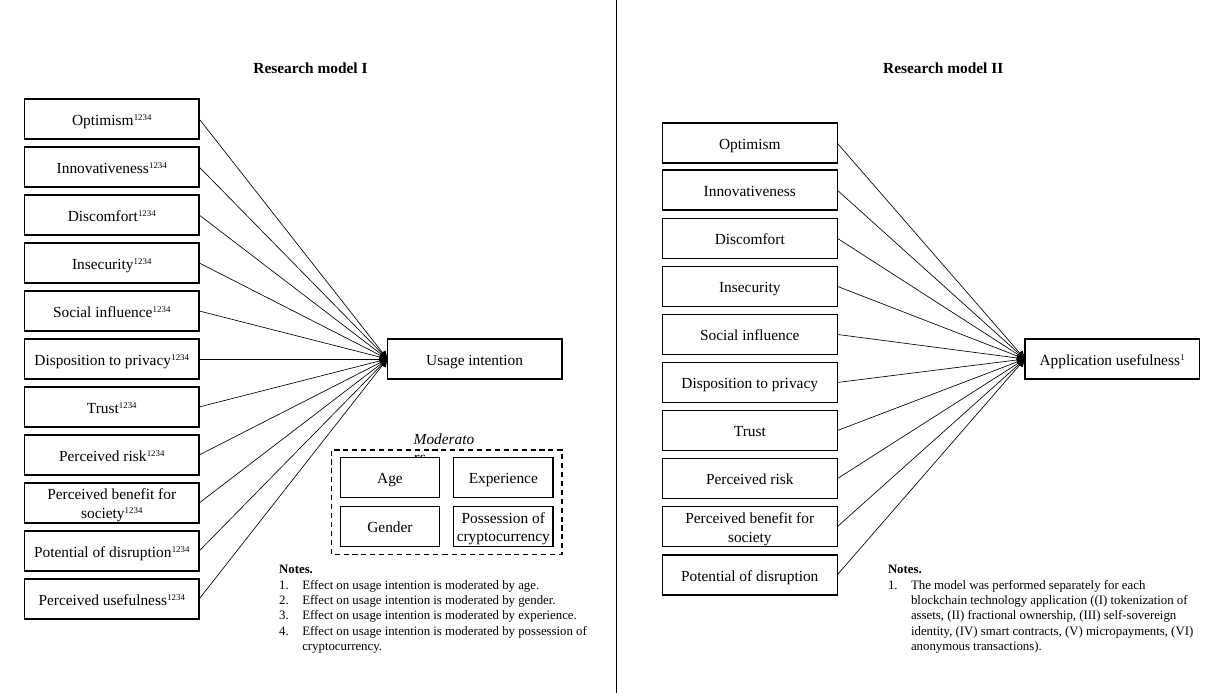
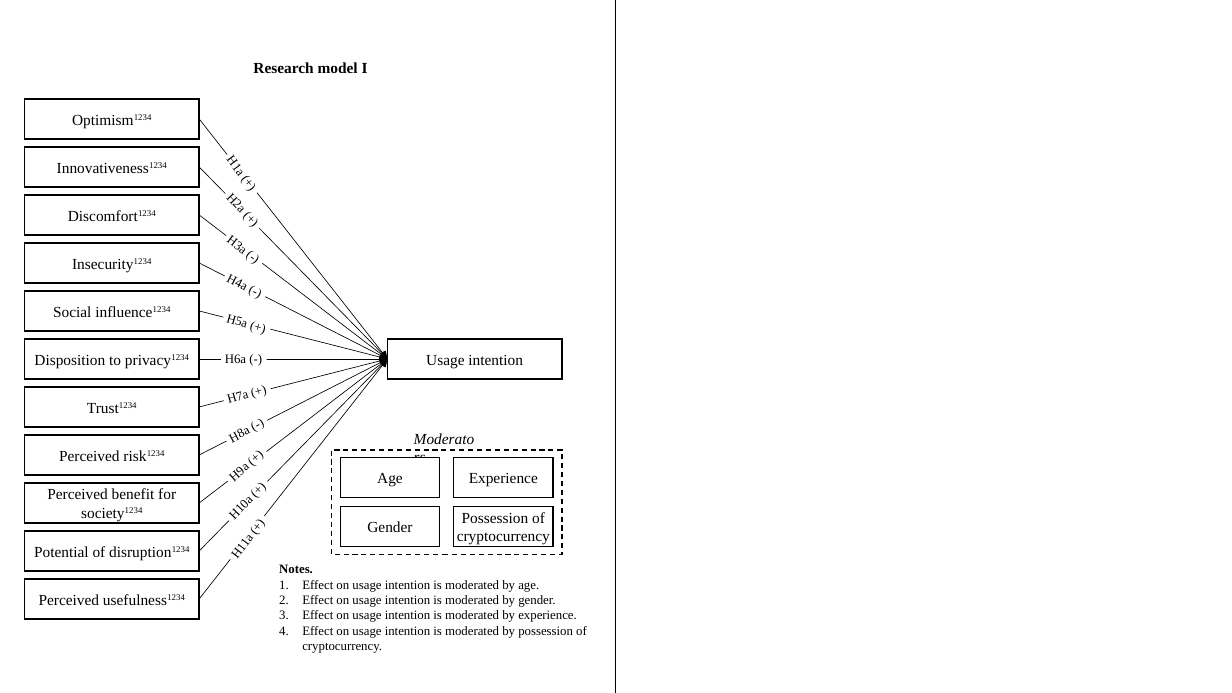
Before and after one commit to Kealy12/MA, a slide deck: slide 2 of 10_Forschungsmodell/MA_Forschungsmodell_Hypothesen.pptx. Drawn at 1232x693 pixels with LibreOffice and Linux fonts; fonts in the diff are those of the drawing. Boxes give left, top, right and bottom in pixels: in the first picture for what was removed or moved away, otherwise in the second. Text is boxed around its words. In the diff, an @@ line names an element or a change of style, - is before the commit and + after.

```diff
--- a/10_Forschungsmodell/MA_Forschungsmodell_Hypothesen.pptx
+++ b/10_Forschungsmodell/MA_Forschungsmodell_Hypothesen.pptx
@@ text removed at [883,62,1003,73] @@
-Research model II
@@ rectangle added at [221,149,263,197], fill #FFFFFF, 10 pt, text #000000 @@
+H1a (+)
@@ rectangle added at [222,187,266,233], fill #FFFFFF, 10 pt, text #000000 @@
+H2a (+)
@@ rectangle added at [222,230,267,270], fill #FFFFFF, 10 pt, text #000000 @@
+H3a (-)
@@ rectangle added at [222,269,269,303], fill #FFFFFF, 10 pt, text #000000 @@
+H4a (-)
@@ rectangle added at [222,309,272,337], fill #FFFFFF, 10 pt, text #000000 @@
+H5a (+)
@@ rectangle added at [221,350,266,366], fill #FFFFFF, 10 pt, text #000000 @@
+H6a (-)
@@ rectangle added at [222,379,272,407], fill #FFFFFF, 10 pt, text #000000 @@
+H7a (+)
@@ group removed at [663,123,1200,653]: 11 rectangles, 10 arrows, 1 text @@
-Application usefulness1
-Disposition to privacy
-Perceived risk
-Potential of disruption
-Trust
-Perceived benefit for society
-Innovativeness
-Discomfort
-Social influence
-Insecurity
-Optimism
-Notes.
-1. The model was performed separately for each blockchain technology application ((I) tokenization of assets, (II) fractional ownership, (III) self-sovereign identity, (IV) smart contracts, (V) micropayments, (VI) anonymous transactions).
@@ rectangle added at [223,413,270,448], fill #FFFFFF, 10 pt, text #000000 @@
+H8a (-)
@@ rectangle added at [223,444,269,487], fill #FFFFFF, 10 pt, text #000000 @@
+H9a (+)
@@ rectangle added at [223,475,272,526], fill #FFFFFF, 10 pt, text #000000 @@
+H10a (+)
@@ rectangle added at [225,512,270,565], fill #FFFFFF, 10 pt, text #000000 @@
+H11a (+)
```
Also in this commit, not shown: 1 other slide changed, 1 slide added, 48 other files.
